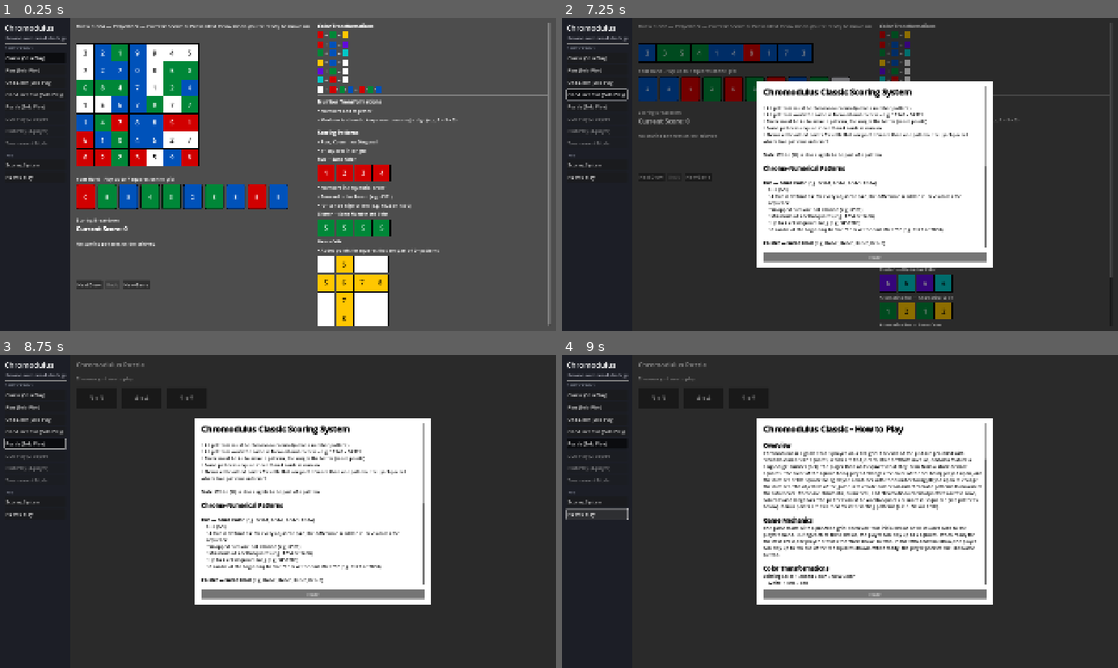
Above: before the commit, frames 1-4 (two rows, left to right).
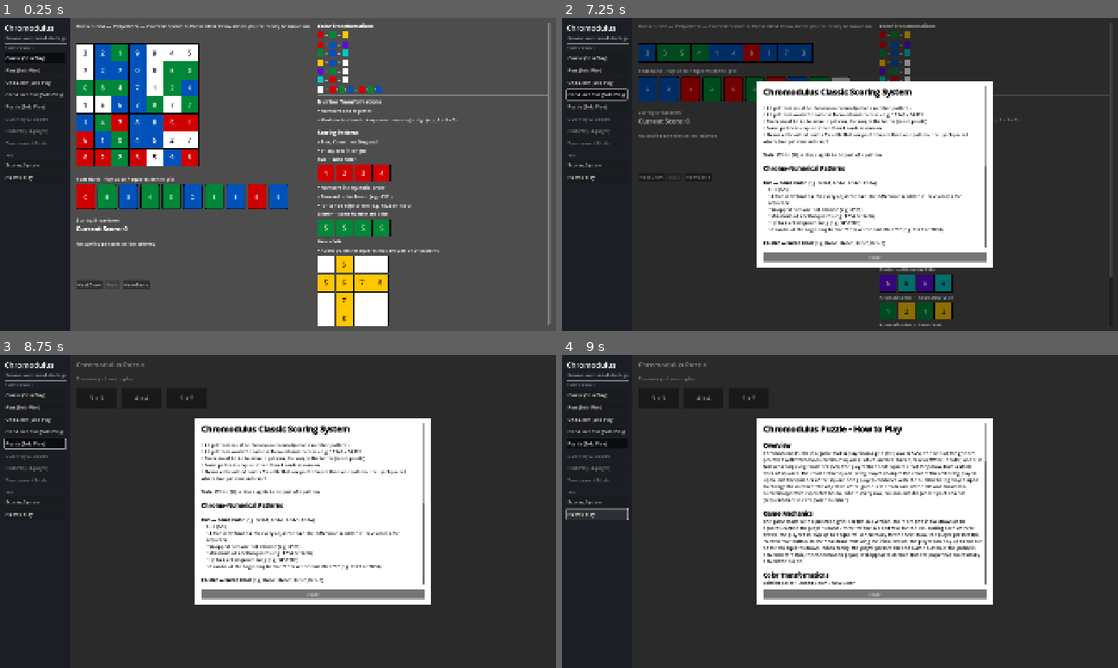
Above: after the commit, the same moments.

Repository: nadamcnada/chromodulus
Game: Godot game, scene res://scenes/Main.tscn
Same seed, same stepped clock (60 frames per second), same inputs: the game is played once before the commit and once after it.
Inputs:
- Up to frame 1 (0.25 s): no input
- Up to frame 2 (7.25 s): click "Scoring System" at 0.5 s; click "Classic (Solo Play)" at 1.25 s; click "Classic (Solo Play)" at 2 s; click "Plus (Solo Play)" at 2.75 s; click "Plus (Solo Play)" at 3.5 s; click "One-Liner (Solo Play)" at 4.25 s; click "One-Liner (Solo Play)" at 5 s; click "One-Liner Plus (Solo Play)" at 5.75 s; click "One-Liner Plus (Solo Play)" at 6.5 s
- Up to frame 3 (8.75 s): click "Puzzle (Solo Play)" at 7.25 s; click "Puzzle (Solo Play)" at 8 s
- Up to frame 4 (9 s): click "How to Play" at 8.75 s

Frames 1-3 are identical in both runs. In frame 4, 5.6% of the frame differs, in the area x 36-77%, y 22-74%.

Commit message:
Add Chromodulus Puzzle How to Play/Scoring System content
Transcribes the provided Puzzle text into GameText.PUZZLE_HOW_TO_PLAY_BBCODE
and GameText.PUZZLE_SCORING_SYSTEM_BBCODE, matching the existing entries'
BBCode formatting. The win-condition rules section is identical between
the two popups and shared via PUZZLE_SOLVING_SECTION_BBCODE rather than
duplicated.

main.gd routes all three Puzzle sizes (and the size-picker screen) to
this content - it's the same for 3x3/4x4/5x5 since the win condition
doesn't vary with grid size.

Diff:
--- a/scripts/main.gd
+++ b/scripts/main.gd
@@ -183,6 +183,8 @@
 			info_dialog.open_with(GameText.ONE_LINER_SCORING_SYSTEM_BBCODE)
 		"one_liner_plus":
 			info_dialog.open_with(GameText.ONE_LINER_PLUS_SCORING_SYSTEM_BBCODE)
+		"puzzle", "puzzle_3", "puzzle_4", "puzzle_5":
+			info_dialog.open_with(GameText.PUZZLE_SCORING_SYSTEM_BBCODE)
 		_:
 			info_dialog.open_with(GameText.CLASSIC_SCORING_SYSTEM_BBCODE)
 
@@ -195,6 +197,8 @@
 			info_dialog.open_with(GameText.ONE_LINER_HOW_TO_PLAY_BBCODE)
 		"one_liner_plus":
 			info_dialog.open_with(GameText.ONE_LINER_PLUS_HOW_TO_PLAY_BBCODE)
+		"puzzle", "puzzle_3", "puzzle_4", "puzzle_5":
+			info_dialog.open_with(GameText.PUZZLE_HOW_TO_PLAY_BBCODE)
 		_:
 			info_dialog.open_with(GameText.CLASSIC_HOW_TO_PLAY_BBCODE)
 
--- a/scripts/ui/game_text.gd
+++ b/scripts/ui/game_text.gd
@@ -595,6 +595,97 @@
 	"Nexus Note: A Nexus is a cell that belongs to at least two independently scored patterns. Patterns sharing only endpoints still count. Overlapping patterns are allowed."
 )
 
+const PUZZLE_SOLVING_SECTION_BBCODE := (
+	"[font_size=20][b]Solving the Chromatic-Numerical Puzzle[/b][/font_size]\n" +
+	"All patterns must be chromo-numerical (color + number pattern).\n" +
+	"• All patterns work the same in forward and reverse - e.g. 12345 = 54321\n" +
+	"Note: White (W) is also eligible to be part of a pattern.\n\n" +
+
+	"[b]Numerical[/b]\n" +
+	"All rows, columns and diagonals must be part of a Run (sequential) or Cluster (same number).\n" +
+	"[indent]• A Run is defined as: for every adjacent pair, the difference is either +1 or -1 across the sequence\n" +
+	"• Wrapped runs are not allowed (e.g. 8901)\n" +
+	"• 0 can be at the beginning before \"1\" or at the end after \"9\" (e.g. 0123 or 7890)[/indent]\n\n" +
+	"Examples:\n" +
+	"[indent]123\n123\n123[/indent]\n" +
+	"[indent]555\n555\n555[/indent]\n\n" +
+
+	"[b]Monochrome:[/b]\n" +
+	"This is where all the cells are the same color. For example, all cells are red in color.\n\n" +
+
+	"[b]Different Rows/Columns, Different Colors[/b]\n" +
+	"This means that each individual row or column is the same color, but each row or column can differ from another.\n\n" +
+	"Examples:\n" +
+	"[indent]Top Row: Red\n" +
+	"Middle Row: Yellow\n" +
+	"Bottom Row: Red[/indent]\n" +
+	"[indent]Left Column: Blue\n" +
+	"Middle Column: White\n" +
+	"Right Column: Blue[/indent]\n" +
+	"[indent]Top Row: Red\n" +
+	"Middle Row: Red\n" +
+	"Bottom Row: Yellow[/indent]\n\n" +
+
+	"[b]Checkerboard Pattern[/b]\n" +
+	"There must be two colors in a checkerboard pattern across the entire grid."
+)
+
+## Shared by all three Puzzle sizes - the win-condition rules don't vary
+## with grid size, so there's one How to Play and one Scoring System entry
+## for 3x3/4x4/5x5 alike.
+const PUZZLE_HOW_TO_PLAY_BBCODE := (
+	"[font_size=28][b]Chromodulus Puzzle - How to Play[/b][/font_size]\n\n" +
+
+	"[font_size=20][b]Overview[/b][/font_size]\n" +
+	"Chromodulus Puzzle is a game that is played on a grid (3x3, 4x4 or 5x5). The cells of the grid are pre-filled with \"chromo-numerical\" squares, which are Red, Green, Blue or White in color, and also feature a single-digit number (0-9). The player then adds squares that they draw from a stock deck of squares. The color of the square being played changes the color of the cell being played upon, and the number of the square being played combines with the number being played upon to change the number. The objective of the game is to create one of the allowed chromatic-numerical patterns specified below, where every row, column and diagonal is part of a run (sequential) or cluster (same number).\n\n" +
+
+	"[font_size=20][b]Game Mechanics[/b][/font_size]\n" +
+	"The game starts with a pre-filled grid. For the 3x3 version, there are two initial draws of 10 squares each to the player's hand - three for the 4x4 and four for the 5x5. During each of these draws, the player can play up to 7 squares. When ready for the next draw, the player presses the \"Next Draw\" button. In the final draw, following the initial draws, the player can play up to ten out of the ten squares drawn. When ready, the player presses the End Game button. If the puzzle is solved before this, the confirmation popup will appear to declare that the player has successfully solved the puzzle.\n\n" +
+
+	"[font_size=20][b]Color Transformations[/b][/font_size]\n" +
+	"Existing Color + Added Color = New Color\n" +
+	"[indent]White + Red = Red\n" +
+	"White + Green = Green\n" +
+	"White + Blue = Blue\n" +
+	"Red + Green = Yellow\n" +
+	"Red + Blue = Purple\n" +
+	"Red + Red = Not Allowed\n" +
+	"Green + Red = Yellow\n" +
+	"Green + Blue = Aqua\n" +
+	"Green + Green = Not Allowed\n" +
+	"Blue + Red = Purple\n" +
+	"Blue + Green = Aqua\n" +
+	"Blue + Blue = Not Allowed\n" +
+	"Yellow + Red = Not Allowed\n" +
+	"Yellow + Green = Not Allowed\n" +
+	"Yellow + Blue = White\n" +
+	"Purple + Red = Not Allowed\n" +
+	"Purple + Blue = Not Allowed\n" +
+	"Purple + Green = White\n" +
+	"Aqua + Blue = Not Allowed\n" +
+	"Aqua + Green = Not Allowed\n" +
+	"Aqua + Red = White[/indent]\n" +
+	"This system forces a color cycle where one each of Red, Green and Blue must be played before one of these colors can repeat. Once the cell color becomes or returns to White, then any of the squares in the player's hand can be played on that cell.\n\n" +
+
+	"[font_size=20][b]Number Transformations[/b][/font_size]\n" +
+	"The number of the square from the player's hand is added to the number of the cell upon which it is played. For example, a Red-2 square added to a Green-3 cell results in a Yellow-5.\n" +
+	"Modular arithmetic is used to keep all numbers single digit. For example, a Red-9 square added to a Green-2 cell results in a Yellow-1 (9 + 2 = 1).\n\n" +
+
+	"[font_size=20][b]Wildcards[/b][/font_size]\n" +
+	"[indent]1. [b]Color Wildcard:[/b] has a preset number; the player decides the color of their choice upon placement (Red, Blue or Green).\n" +
+	"2. [b]Number Wildcard:[/b] has a preset color; the player decides the number of their choice upon placement.\n" +
+	"3. [b]Chromodulus Wildcard:[/b] the player decides both number and color upon placement.\n" +
+	"4. [b]Invert Wildcard:[/b] the player applies this to a square they are placing onto the grid, which subtracts the square from the hand from the square in the grid where it is being placed.[/indent]\n" +
+	"To play a Wildcard square, the player clicks on that square. A dialogue window will appear. If it is a Color Wildcard, the player is presented with these options: Red, Green, Blue, Cancel. If it is a Number Wildcard, the player is presented with these options: 0, 1, 2, 3, 4, 5, 6, 7, 8, 9. If it is a Chromodulus Wildcard, the player is presented with both the Color and Number options. For the Invert Wildcard, the player is given the option to apply it to a square in their hand. All wildcards must be played or discarded during the turn in which they are drawn.\n\n" +
+
+	PUZZLE_SOLVING_SECTION_BBCODE
+)
+
+const PUZZLE_SCORING_SYSTEM_BBCODE := (
+	"[font_size=28][b]Chromodulus Puzzle Scoring System[/b][/font_size]\n\n" +
+	PUZZLE_SOLVING_SECTION_BBCODE
+)
+
 const ONE_LINER_PLUS_SCORING_SYSTEM_BBCODE := (
 	"[font_size=28][b]Chromodulus One-Liner Plus Scoring System[/b][/font_size]\n\n" +
 	"• All patterns must be chromo-numerical (color + number pattern).\n" +
